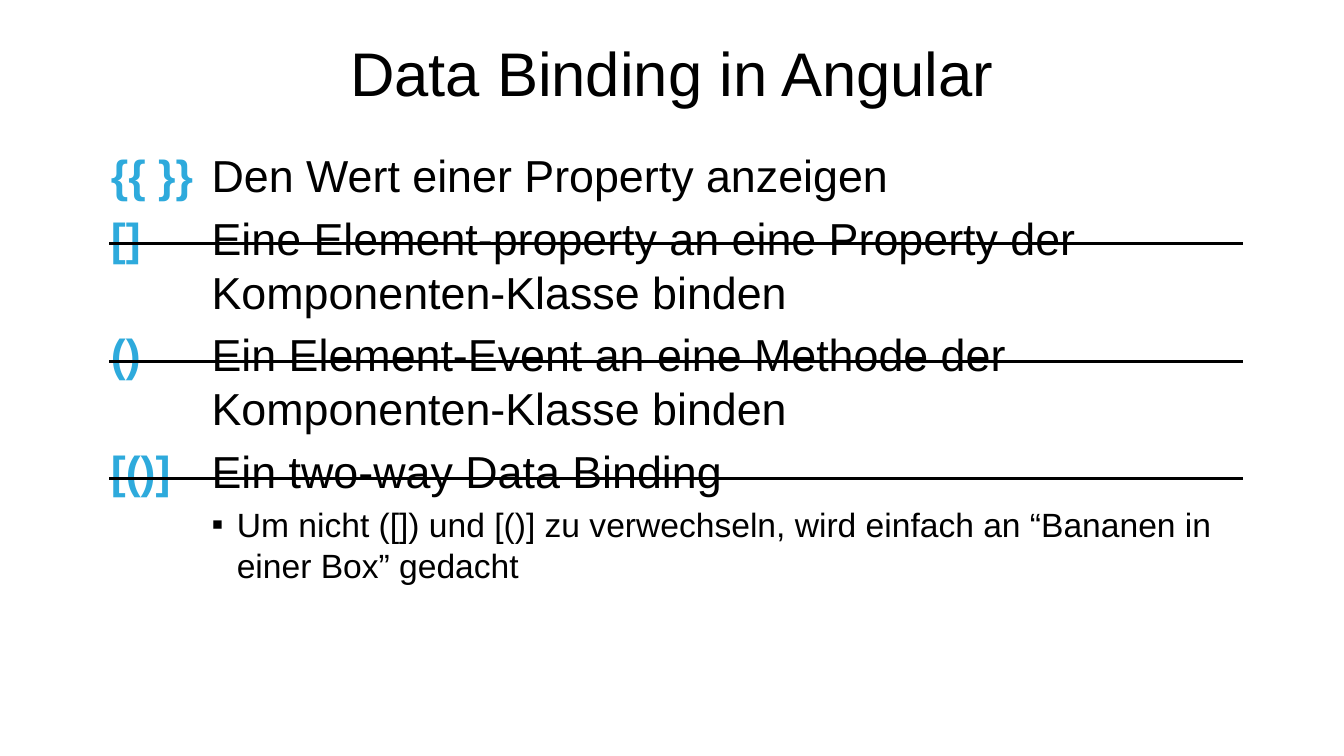
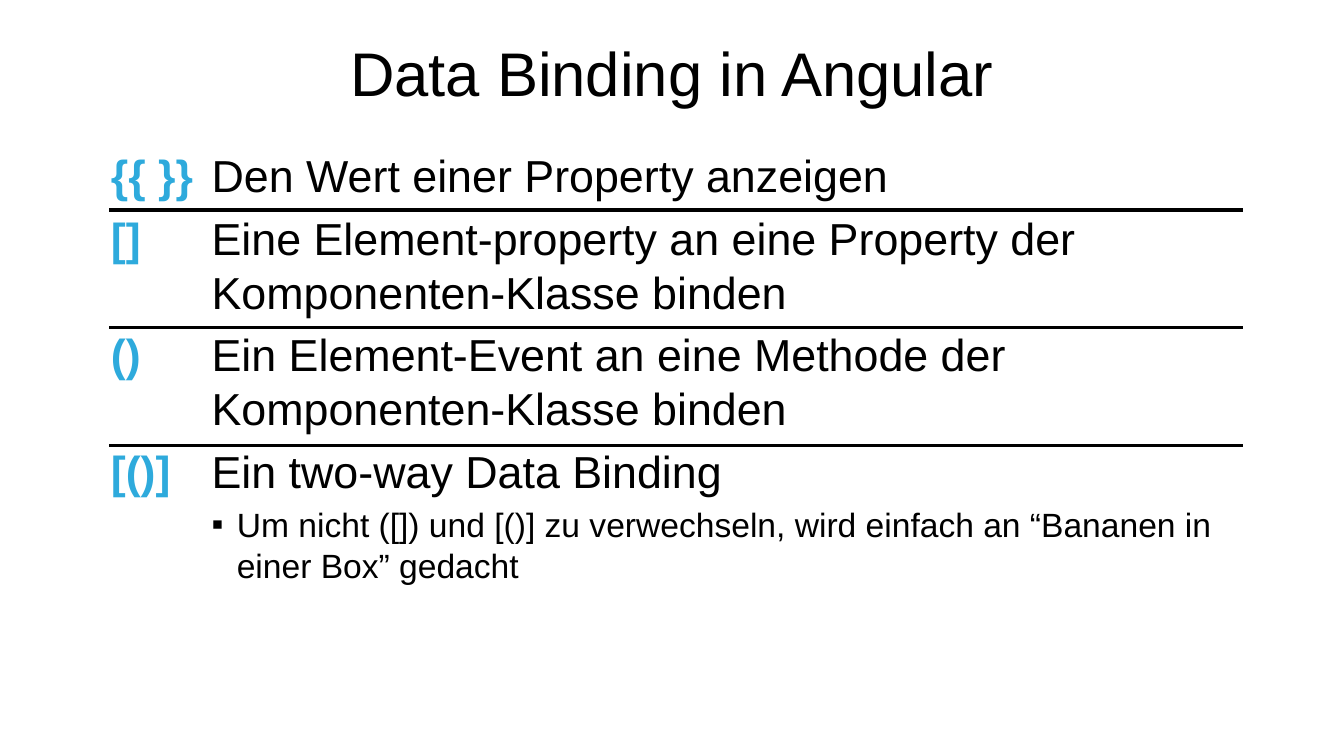
Before and after one commit to thomasclaudiushuber/Basta-TypeScript-Workshop-Slides, a slide deck: slide 7 of 10_Typescript_Workshop_Angular.pptx (slide 4 before the commit). Drawn at 1344x756 pixels with LibreOffice and Linux fonts; fonts in the diff are those of the drawing; background and template pictures are left out. Boxes give left, top, right and bottom in pixels: in the first picture for what was removed or moved away, otherwise in the second. Text is boxed around its words. In the diff, an @@ line names an element or a change of style, - is before the commit and + after.

Commit message:
Update Angular Slides

```diff
--- a/10_Typescript_Workshop_Angular.pptx
+++ b/10_Typescript_Workshop_Angular.pptx
@@ 3 lines moved together from (x1=110, y1=244, x2=1243, y2=479) to (x1=110, y1=210, x2=1243, y2=445) @@
```
Also in this commit, not shown: 1 other slide changed, 3 slides added, 1 other file.
